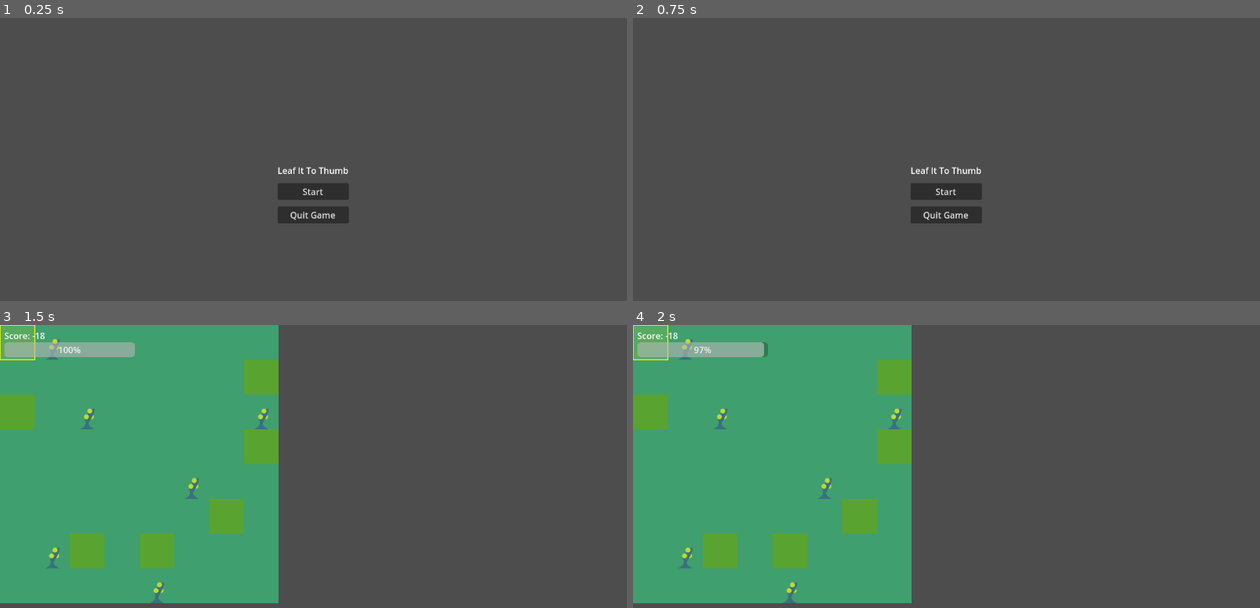
Above: before the commit, frames 1-4 (two rows, left to right).
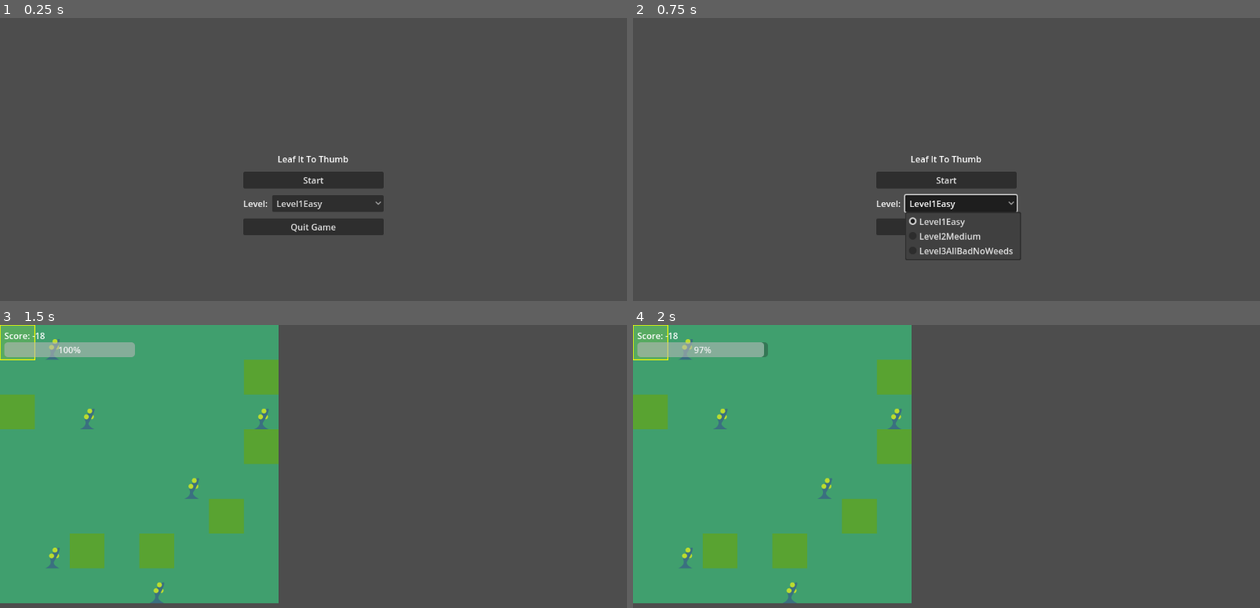
Above: after the commit, the same moments.

Repository: mcelroyian/lawndemonium
Game: Godot game, scene res://scenes/StartScreen.tscn
Two runs of this game, one before a commit and one after it. Both use one fixed random seed, a clock stepped at 60 frames per second and the inputs below.
Inputs (mouse positions are in pixels of both pictures, inside the frame that each line leads up to):
- Up to frame 1 (0.25 s): no input
- Up to frame 2 (0.75 s): click (959, 204) at 0.5 s, where only the run after the commit has a clickable "Level1Easy"
- Up to frame 3 (1.5 s): click "Start" at 1.25 s
- Up to frame 4 (2 s): no input

The runs differ from the first frame. In frame 1, 3.5% of the frame differs, in the area x 38-62%, y 48-77%; in frame 2, 3.2%; in frame 3, nothing differs; in frame 4, nothing differs.

Commit message:
Add level selection functionality to StartScreen with dynamic level population

Diff:
--- a/scenes/StartScreen.tscn
+++ b/scenes/StartScreen.tscn
@@ -36,6 +36,18 @@
 layout_mode = 2
 text = "Start"
 
+[node name="LevelRow" type="HBoxContainer" parent="Center/VBox"]
+layout_mode = 2
+theme_override_constants/separation = 8
+
+[node name="LevelLabel" type="Label" parent="Center/VBox/LevelRow"]
+layout_mode = 2
+text = "Level:"
+vertical_alignment = 1
+
+[node name="LevelSelect" type="OptionButton" parent="Center/VBox/LevelRow"]
+layout_mode = 2
+
 [node name="QuitButton" type="Button" parent="Center/VBox"]
 layout_mode = 2
 text = "Quit Game"
--- a/scripts/StartScreen.gd
+++ b/scripts/StartScreen.gd
@@ -2,20 +2,72 @@
 
 @onready var start_button: Button = $Center/VBox/StartButton
 @onready var quit_button: Button = $Center/VBox/QuitButton
+@onready var level_select: OptionButton = $Center/VBox/LevelRow/LevelSelect
+
+var _selected_level: int = 0
 
 func _ready() -> void:
     if start_button and not start_button.pressed.is_connected(_on_start):
         start_button.pressed.connect(_on_start)
     if quit_button and not quit_button.pressed.is_connected(_on_quit):
         quit_button.pressed.connect(_on_quit)
+    _populate_levels()
+    if level_select and not level_select.item_selected.is_connected(_on_level_selected):
+        level_select.item_selected.connect(_on_level_selected)
 
 func _on_start() -> void:
     var lm := get_node_or_null("/root/LevelMgr")
     if lm and lm.has_method("set_level"):
-        lm.call("set_level", 0)
+        lm.call("set_level", _selected_level)
     var err := get_tree().change_scene_to_file("res://scenes/Main.tscn")
     if err != OK:
         push_warning("Failed to load Main.tscn: %s" % str(err))
 
 func _on_quit() -> void:
     get_tree().quit()
+
+func _populate_levels() -> void:
+    if level_select == null:
+        return
+    level_select.clear()
+    _selected_level = 0
+    var lm := get_node_or_null("/root/LevelMgr")
+    var added: int = 0
+    if lm:
+        # Try to read the exported Array[LevelConfig]
+        var count := 0
+        if lm.has_method("get"):
+            # In Godot 4, exported arrays can be accessed as properties
+            var arr = lm.get("levels")
+            if typeof(arr) == TYPE_ARRAY:
+                count = arr.size()
+                for i in range(count):
+                    var cfg = arr[i]
+                    var label := _level_label_from_config(cfg, i)
+                    level_select.add_item(label, i)
+                    added += 1
+    # Fallback if no levels found
+    if added == 0:
+        for i in range(3):
+            level_select.add_item("Level %d" % (i + 1), i)
+            added += 1
+    level_select.select(clamp(_selected_level, 0, max(0, added - 1)))
+
+func _level_label_from_config(cfg, idx: int) -> String:
+    # Prefer an explicit display_name if user adds it later
+    if cfg and cfg.has_method("get") and cfg.get("display_name") != null and String(cfg.get("display_name")).length() > 0:
+        return String(cfg.get("display_name"))
+    # Derive from resource path if available; else default to index
+    var base := "Level %d" % (idx + 1)
+    if cfg and cfg.has_method("get"):
+        var p = cfg.get("resource_path") if cfg.get("resource_path") != null else ""
+        if typeof(p) == TYPE_STRING and String(p).length() > 0:
+            var s: String = String(p)
+            var file := s.get_file()
+            var name := file.get_basename()
+            if name.length() > 0:
+                return name
+    return base
+
+func _on_level_selected(index: int) -> void:
+    _selected_level = index
